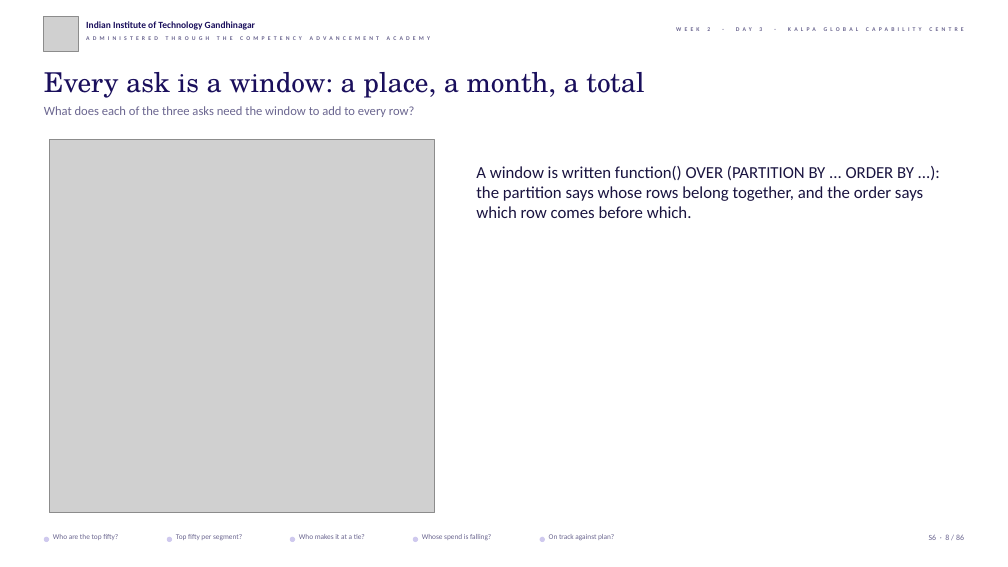
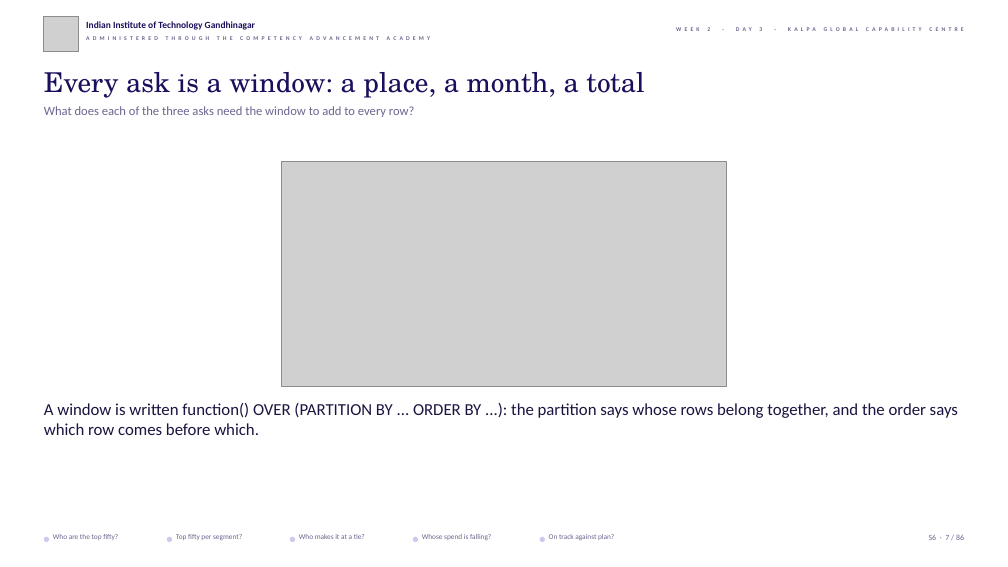
Before and after one commit to fde-academy-lab/c2-content-factory, a slide deck: slide 7 of content/W02/D3/slides/C2_W02_D03_half1_STUDENT.pptx (slide 8 before the commit). Drawn at 1008x567 pixels with LibreOffice and Linux fonts; fonts in the diff are those of the drawing; grey boxes stand for pictures; background and template pictures are left out. Boxes give left, top, right and bottom in pixels: in the first picture for what was removed or moved away, otherwise in the second. Text is boxed around its words. In the diff, an @@ line names an element or a change of style, - is before the commit and + after.

```diff
--- a/content/W02/D3/slides/C2_W02_D03_half1_STUDENT.pptx
+++ b/content/W02/D3/slides/C2_W02_D03_half1_STUDENT.pptx
@@ picture removed at bbox=[49, 139, 435, 513] @@
@@ picture added at bbox=[281, 162, 727, 386] @@
@@ text "A window is written function() ..." rewrapped from bbox=[476, 166, 923, 218] to bbox=[44, 403, 958, 435] @@
```
Also in this commit, not shown: 25 other slides changed, 3 other files.
